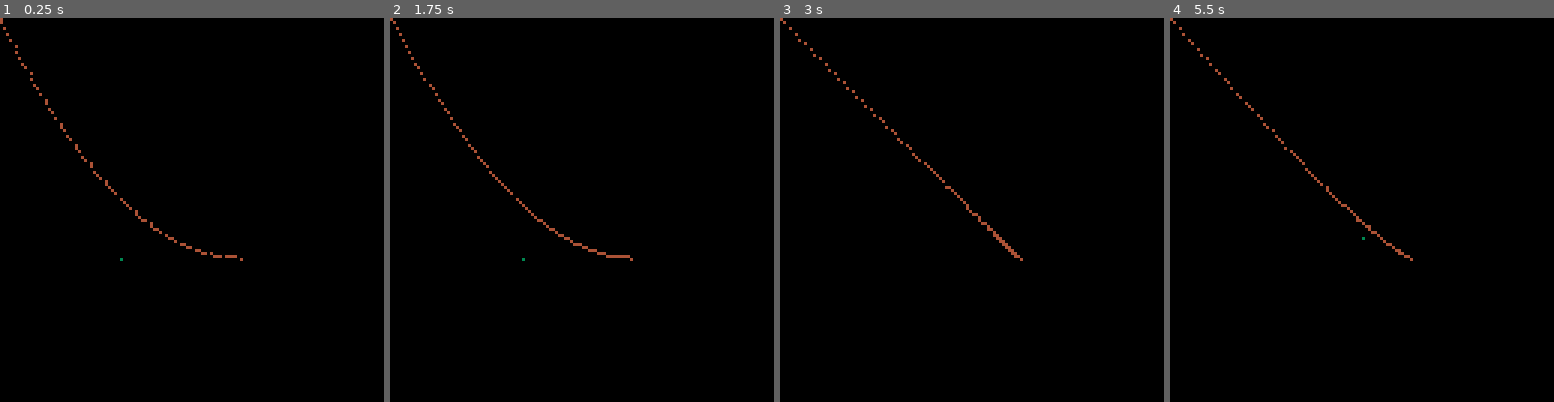
Above: before the commit, frames 1-4 (left to right).
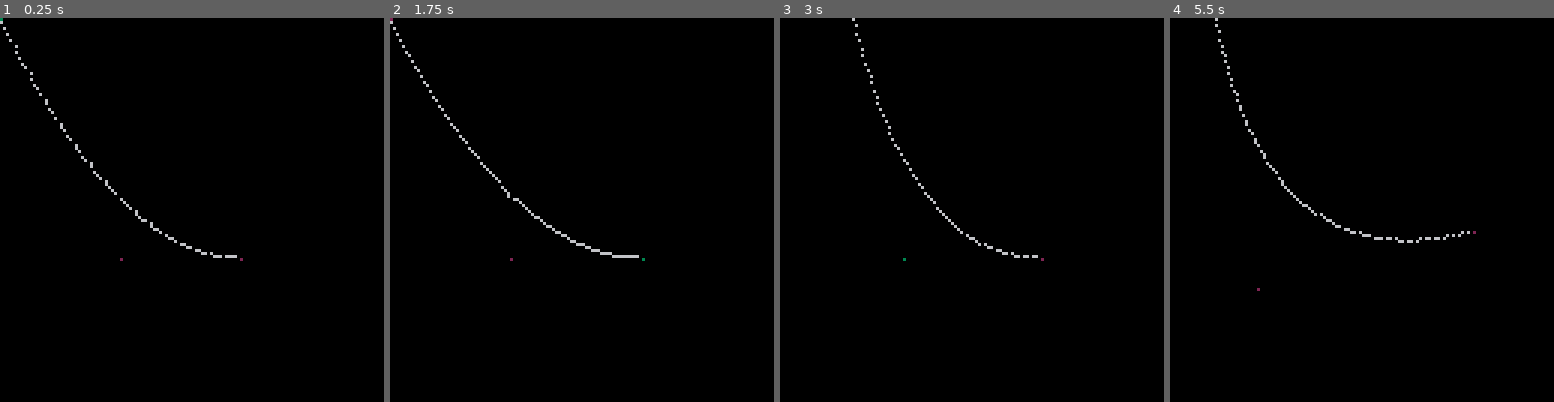
Above: after the commit, the same moments.

Repository: aglassman/pico-demos
Game: PICO-8 cartridge demo_1/demo_1.p8
Same seed, same stepped clock (60 frames per second), same inputs: the game is played once before the commit and once after it.
Inputs:
- Up to frame 1 (0.25 s): no input
- Up to frame 2 (1.75 s): tap X (X key) at 0.33, 1.07 s; hold Right from 1.6 s (still down)
- Up to frame 3 (3 s): tap X (X key) at 1.85, 2.97 s; release Right at 2.1 s; hold Up 2.15-2.42 s; hold Right from 2.47 s (still down)
- Up to frame 4 (5.5 s): release Right at 3.03 s; hold Left 3.08-3.58 s; hold Down 3.63-3.97 s; hold Right 4.02-4.68 s; tap X (X key) at 4.08, 5.2 s; hold Up 4.73-5.03 s; hold Left from 5.08 s (still down)

The runs differ from the first frame. In frame 1, 0.5% of the frame differs, in the area x 0-64%, y 0-64%; in frame 2, 0.8%; in frame 3, 0.8%; in frame 4, 1.0%, in the area x 0-80%, y 0-72%.

Commit message:
Initial bezier curve with control.

Diff:
--- a/demo_1/main.lua
+++ b/demo_1/main.lua
@@ -1,35 +1,39 @@
-points={p0={x=0,y=0}, p1={x=40,y=80}, p2={x=80,y=80}}
+points={{x=0,y=0},{x=40,y=80},{x=80,y=80}}
+
+sel = 0
 
 function _init()
 
 end
 
 function _update()
-	if (btn(⬅️)) points.p1.x -= 1
-	if (btn(➡️)) points.p1.x += 1
-	if (btn(⬆️)) points.p1.y -= 1
-	if (btn(⬇️)) points.p1.y += 1
+	if (btnp(❎)) sel +=1
+	if (btnp(❎)) sel %=3
+	if (btn(⬅️)) points[sel + 1].x -= 1
+	if (btn(➡️)) points[sel + 1].x += 1
+	if (btn(⬆️)) points[sel + 1].y -= 1
+	if (btn(⬇️)) points[sel + 1].y += 1
 end
 
 function _draw()
 	cls()
-	for k, point in pairs(points) do
-		draw_point(point)
-	end
 	draw_bezier(points)
+	foreach(points, draw_point)
+	draw_point(points[sel + 1], 3)
 end
 
-function draw_point(point)
-	pset(point.x, point.y, 3)
+function draw_point(p, c)
+	c = c or 2
+	pset(p.x, p.y, c)
 end
 
-function draw_bezier(points)
-	n = abs(points.p2.x - points.p0.x)
+function draw_bezier(b)
+	n = max(abs(b[3].x - b[1].x),50)
 	for i=0, n, 1 do
 		t= i/n
-		lx = quad_bezier(t, points.p0.x, points.p1.x, points.p2.x)
-		ly = quad_bezier(t, points.p0.y, points.p1.y, points.p2.y)
-		pset(lx, ly, 4)
+		lx = quad_bezier(t, b[1].x, b[2].x, b[3].x)
+		ly = quad_bezier(t, b[1].y, b[2].y, b[3].y)
+		pset(lx, ly, 6)
 	end
 end
 
